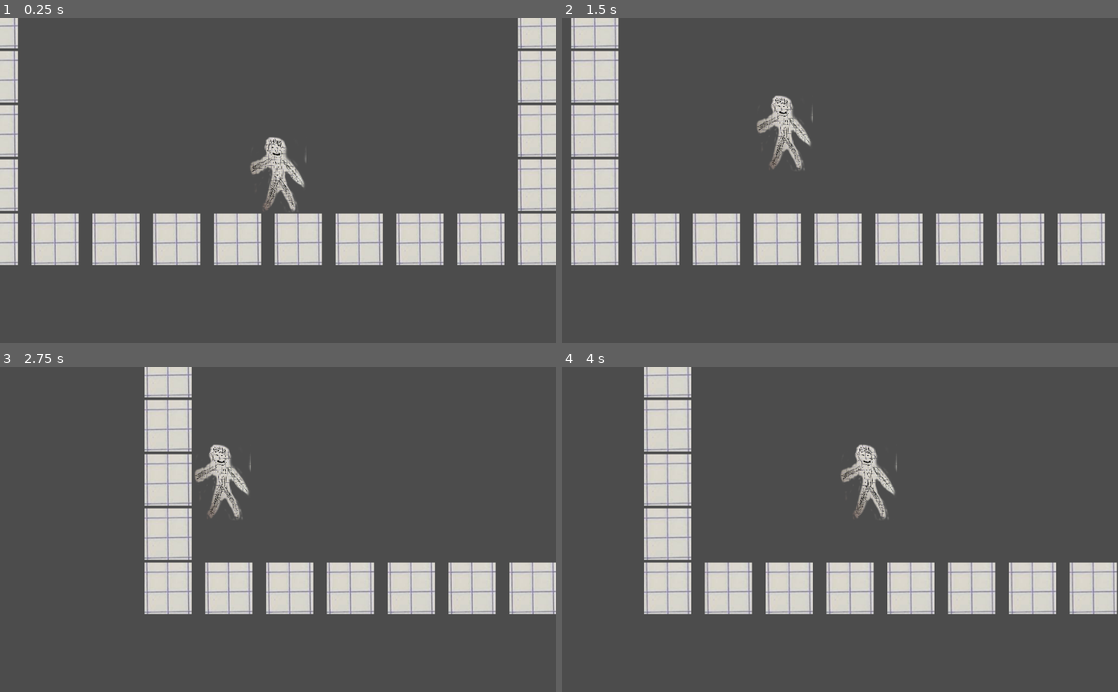
Above: before the commit, frames 1-4 (two rows, left to right).
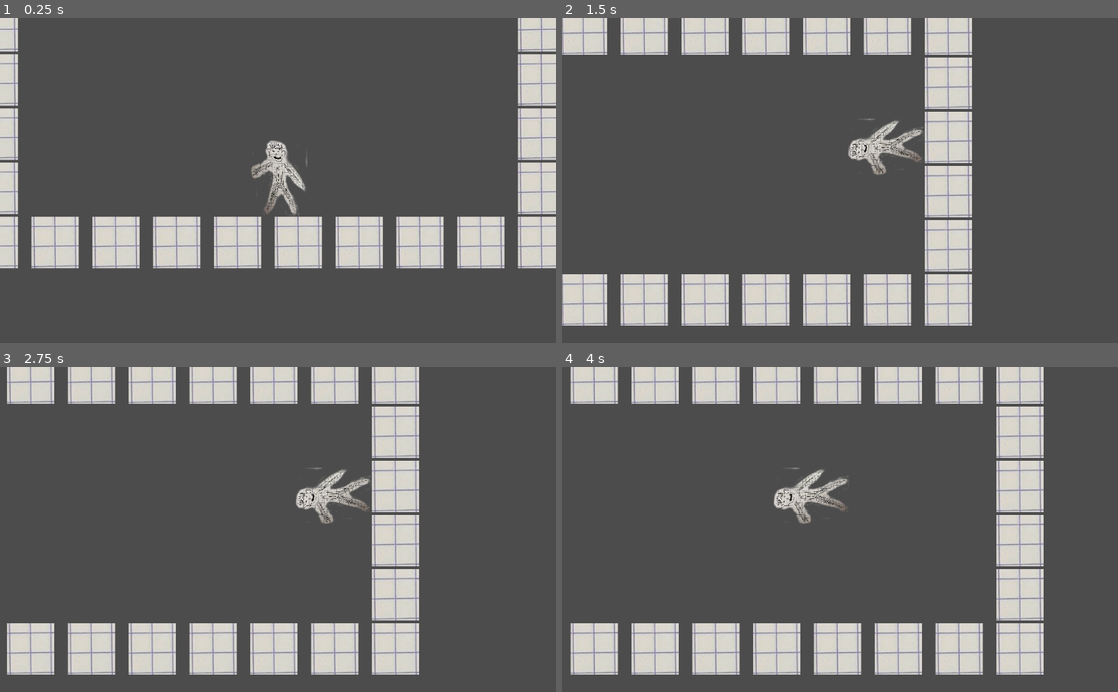
Above: after the commit, the same moments.

Repository: glitchcore/pick-the-lock
Game: Godot game, scene res://Scenes/TestScene.tscn
Same seed, same stepped clock (60 frames per second), same inputs: the game is played once before the commit and once after it. The project has no main scene, so this scene is started directly.
Inputs:
- Up to frame 1 (0.25 s): no input
- Up to frame 2 (1.5 s): tap Enter at 0.5 s; hold Right (ui_right) from 0.53 s (still down); tap Space (jump) at 0.77 s
- Up to frame 3 (2.75 s): tap Space (jump) at 1.52 s; release Right (ui_right) at 2.03 s; hold Left (ui_left) from 2.03 s (still down)
- Up to frame 4 (4 s): tap Space (jump) at 2.75, 3.02, 3.77 s; release Left (ui_left) at 2.78 s; hold Right (ui_right) from 2.78 s (still down)

The runs differ from the first frame. In frame 1, 5.8% of the frame differs, in the area x 0-100%, y 2-78%; in frame 2, 38%; in frame 3, 35%; in frame 4, 39%, in the area x 1-100%, y 0-95%.

Commit message:
add rotate cooldown, fix player ancor

Diff:
--- a/Actors/Player.gd
+++ b/Actors/Player.gd
@@ -10,6 +10,8 @@
 
 var ui_mask = Vector2(1, 0)
 var gravity_mask = Vector2(0, 1)
+var last_rotate_t = Time.get_ticks_msec()
+const ROTATE_COOLDOWN = 100
 
 func _physics_process(delta: float) -> void:
 	var ui_direction = Vector2.ZERO
@@ -18,12 +20,17 @@
 	ui_direction.y = (Input.get_action_strength("ui_down")
 		- Input.get_action_strength("ui_up"))
 
-	# check we are on the wall
-	if is_on_wall():
-		gravity_mask = gravity_mask.rotated(-PI/2)
+	if (Time.get_ticks_msec() - last_rotate_t) > ROTATE_COOLDOWN:
+		last_rotate_t = Time.get_ticks_msec()
 
-	if is_on_ceiling():
-		gravity_mask = gravity_mask.rotated(PI)
+		# check we are on the wall
+		if is_on_wall():
+			gravity_mask = gravity_mask.rotated(-PI/2)
+			rotate(-PI/2)
+
+		if is_on_ceiling():
+			gravity_mask = gravity_mask.rotated(PI)
+			rotate(PI)
 
 	if abs(gravity_mask.x) > abs(gravity_mask.y):
 		ui_mask = Vector2(0, 1)
--- a/Actors/Player.tscn
+++ b/Actors/Player.tscn
@@ -11,12 +11,12 @@
 script = ExtResource( 1 )
 
 [node name="Sprite" type="Sprite" parent="."]
-position = Vector2( -0.749994, -70.5 )
+position = Vector2( 1, 0 )
 scale = Vector2( -0.149997, 0.150723 )
 texture = ExtResource( 2 )
 
 [node name="CollisionShape2D" type="CollisionShape2D" parent="."]
-position = Vector2( -1, -70 )
+position = Vector2( 1, 0 )
 shape = SubResource( 3 )
 
 [node name="Camera2D" type="Camera2D" parent="."]
